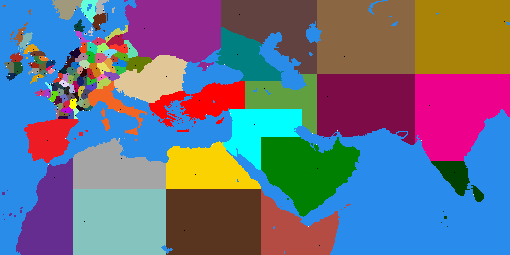
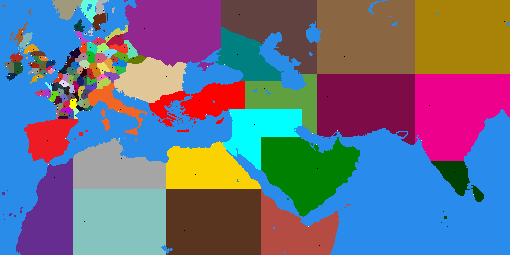
Comparing the layer stacks of the two (510, 255) images. Changes:
painted on "map_regions" over [111, 52, 188, 83]
